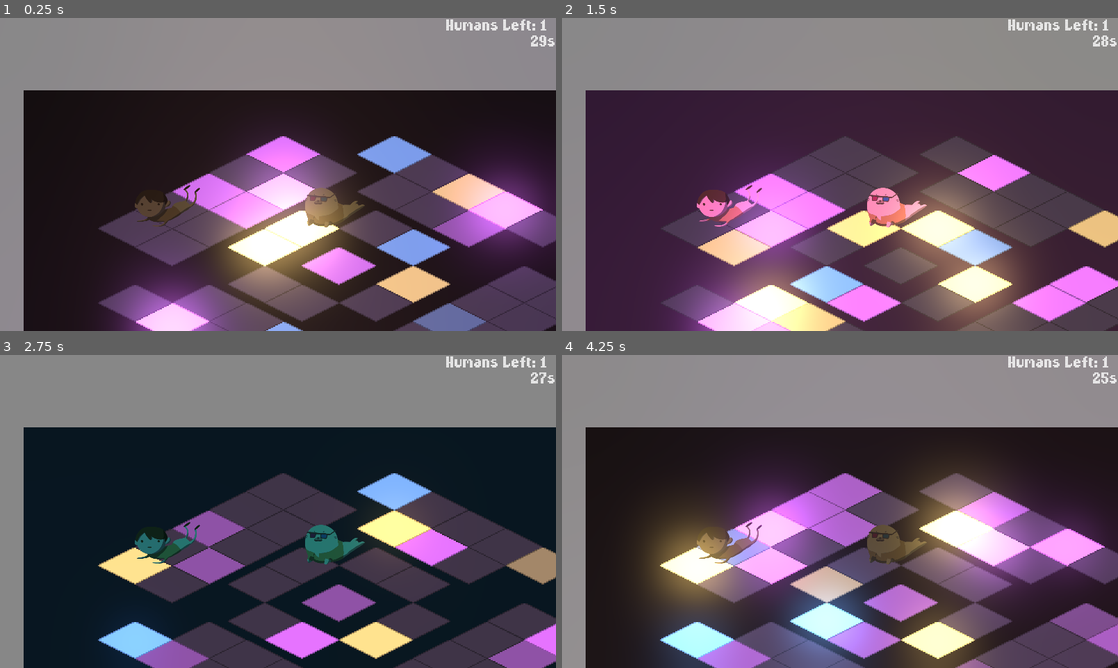
Above: before the commit, frames 1-4 (two rows, left to right).
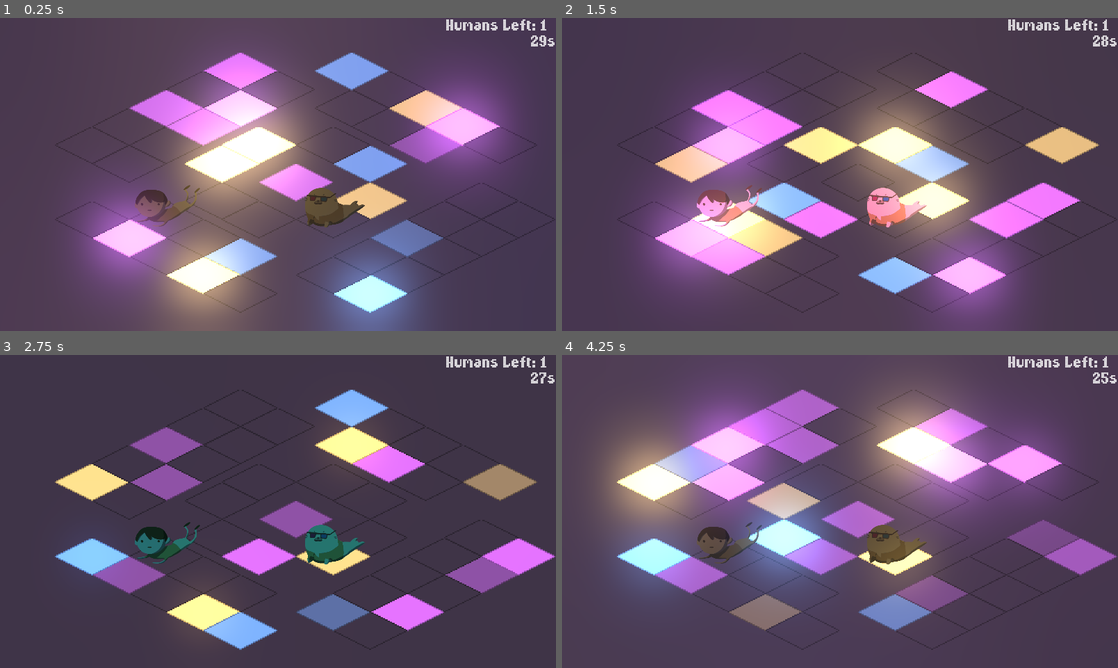
Above: after the commit, the same moments.

Repository: API-Beast/Seal-Clubbing
Game: Godot game, scene res://Main.tscn
The game is run twice, just before and just after one commit, with the same random seed, the same clock (stepped at 60 frames per second) and the same inputs.
Inputs:
- Up to frame 1 (0.25 s): no input
- Up to frame 2 (1.5 s): no input
- Up to frame 3 (2.75 s): no input
- Up to frame 4 (4.25 s): no input

The runs differ from the first frame. In frame 1, 91% of the frame differs, in the area x 0-100%, y 0-100%; in frame 2, 89%; in frame 3, 85%; in frame 4, 92%.

Commit message:
First light

Diff:
--- a/DiscoFloor.tscn
+++ b/DiscoFloor.tscn
@@ -1,10 +1,16 @@
-[gd_scene load_steps=4 format=2]
+[gd_scene load_steps=5 format=2]
 
 [ext_resource path="res://glow.tres" type="Environment" id=1]
 [ext_resource path="res://Assets/background-colored.png" type="Texture" id=2]
 [ext_resource path="res://glowtile.tscn" type="PackedScene" id=3]
 
-[node name="DiscoFloor" type="Node2D" index="0"]
+[sub_resource type="CanvasItemMaterial" id=1]
+
+render_priority = 0
+blend_mode = 0
+light_mode = 1
+
+[node name="DiscoFloor" type="Node2D"]
 
 position = Vector2( 256, 320 )
 
@@ -14,12 +20,13 @@
 
 [node name="background-colored" type="Sprite" parent="." index="1"]
 
+material = SubResource( 1 )
 position = Vector2( 704, 192 )
 scale = Vector2( 32, 19 )
 z_index = -4096
 z_as_relative = false
 texture = ExtResource( 2 )
-_sections_unfolded = [ "Z Index" ]
+_sections_unfolded = [ "Material", "Z Index" ]
 
 [node name="glowtile9" parent="background-colored" index="0" instance=ExtResource( 3 )]
 
--- a/Main.tscn
+++ b/Main.tscn
@@ -31,7 +31,7 @@
 custom_solver_bias = 0.0
 extents = Vector2( 297.168, 94.8072 )
 
-[node name="Level" type="StaticBody2D"]
+[node name="Level" type="StaticBody2D" index="0"]
 
 position = Vector2( 956.284, 538.858 )
 input_pickable = false
@@ -105,7 +105,7 @@
 
 [node name="DiscoFloor" parent="." index="6" instance=ExtResource( 4 )]
 
-position = Vector2( -557.403, 124.602 )
+position = Vector2( -705.765, -162.849 )
 
 [node name="PlayerController" parent="." index="7" instance=ExtResource( 5 )]
 
--- a/glowtile.tscn
+++ b/glowtile.tscn
@@ -1,15 +1,16 @@
-[gd_scene load_steps=10 format=2]
+[gd_scene load_steps=11 format=2]
 
 [ext_resource path="res://Assets/glowtile.png" type="Texture" id=1]
 [ext_resource path="res://glowtile.gd" type="Script" id=2]
+[ext_resource path="res://Assets/glow-light.png" type="Texture" id=3]
 
-[sub_resource type="CanvasItemMaterial" id=6]
+[sub_resource type="CanvasItemMaterial" id=1]
 
 render_priority = 0
 blend_mode = 0
 light_mode = 1
 
-[sub_resource type="Animation" id=7]
+[sub_resource type="Animation" id=2]
 
 resource_name = "none"
 length = 1.0
@@ -28,9 +29,8 @@
 "values": [ 0.0, 0.0 ]
 }
 
-[sub_resource type="Animation" id=2]
+[sub_resource type="Animation" id=3]
 
-resource_name = "quick_flash"
 length = 1.0
 loop = false
 step = 0.1
@@ -47,9 +47,8 @@
 "values": [ 0.0, 1.0, 1.0, 0.0 ]
 }
 
-[sub_resource type="Animation" id=3]
+[sub_resource type="Animation" id=4]
 
-resource_name = "short_pulse"
 length = 1.0
 loop = false
 step = 0.1
@@ -121,9 +120,9 @@
 "values": [ 0.0, 1.0 ]
 }
 
-[node name="glowtile" type="Sprite"]
+[node name="glowtile" type="Sprite" index="0"]
 
-material = SubResource( 6 )
+material = SubResource( 1 )
 position = Vector2( 128, 64 )
 texture = ExtResource( 1 )
 script = ExtResource( 2 )
@@ -138,10 +137,36 @@
 playback_process_mode = 1
 playback_default_blend_time = 0.0
 playback_speed = 1.0
-anims/none = SubResource( 7 )
-anims/quick_flash = SubResource( 2 )
-anims/short_pulse = SubResource( 3 )
-anims/smooth = SubResource( 8 )
-anims/turn_off = SubResource( 4 )
-anims/turn_on = SubResource( 5 )
+anims/none = SubResource( 2 )
+anims/quick_flash = SubResource( 3 )
+anims/short_pulse = SubResource( 4 )
+anims/smooth = SubResource( 5 )
+anims/turn_off = SubResource( 6 )
+anims/turn_on = SubResource( 7 )
 blend_times = [  ]
+
+[node name="Light2D" type="Light2D" parent="." index="1"]
+
+position = Vector2( -192, -128 )
+scale = Vector2( 384, 256 )
+enabled = true
+editor_only = false
+texture = ExtResource( 3 )
+offset = Vector2( 0, 0 )
+texture_scale = 1.0
+color = Color( 0, 0, 0, 1 )
+energy = 0.01
+mode = 0
+range_height = 0.0
+range_z_min = -1024
+range_z_max = 1024
+range_layer_min = 0
+range_layer_max = 0
+range_item_cull_mask = 1
+shadow_enabled = false
+shadow_color = Color( 0, 0, 0, 0 )
+shadow_buffer_size = 2048
+shadow_gradient_length = 0.0
+shadow_filter = 0
+shadow_filter_smooth = 0.0
+shadow_item_cull_mask = 1
Binary file added: Assets/glow-light.png
Not shown, added: Assets/glow-light.png.import
Not shown: 3 places in glowtile.tscn that only renumber resources
